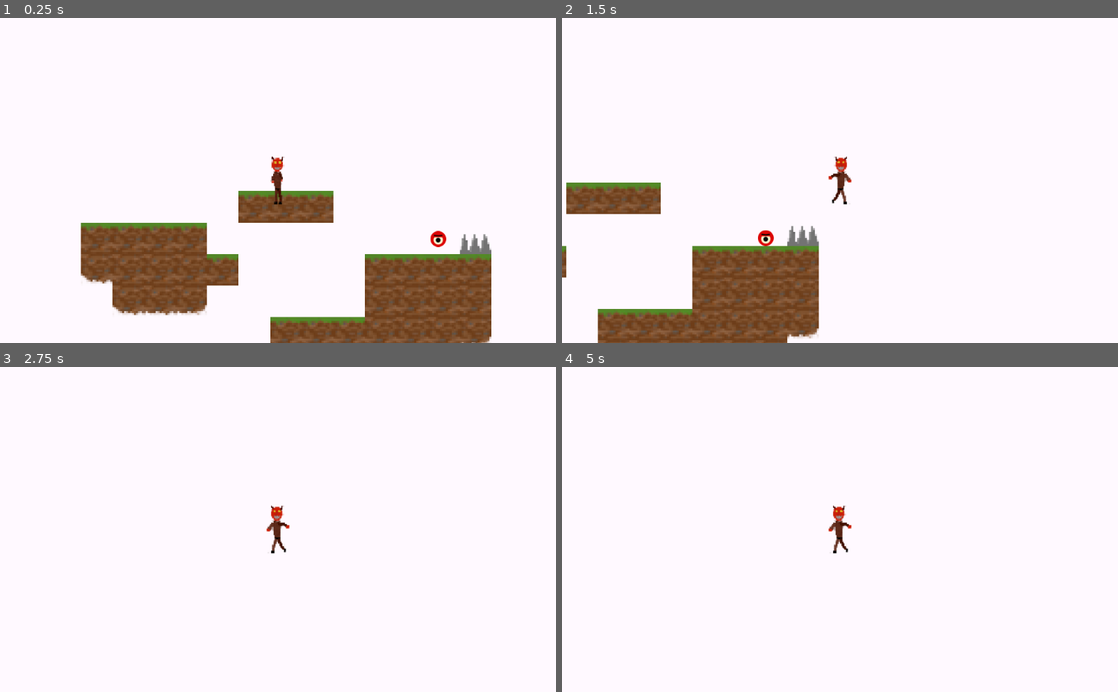
Above: before the commit, frames 1-4 (two rows, left to right).
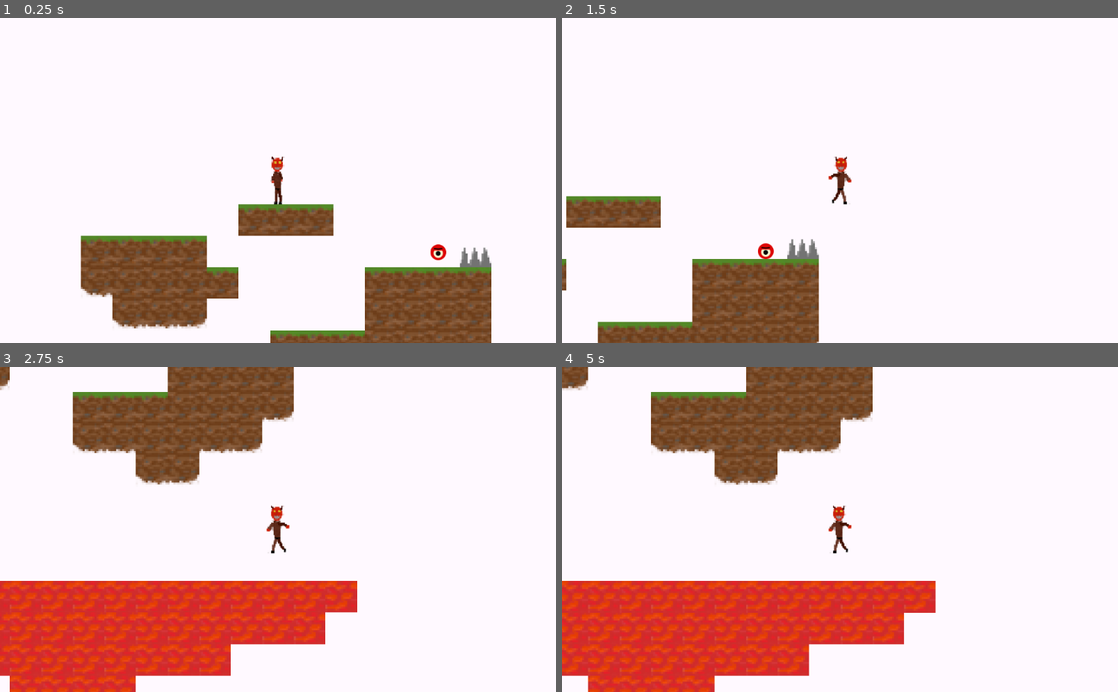
Above: after the commit, the same moments.

Repository: Blaster84x/godot-platformer
Game: Godot game, scene res://World.tscn
Same seed, same stepped clock (60 frames per second), same inputs: the game is played once before the commit and once after it.
Inputs:
- Up to frame 1 (0.25 s): no input
- Up to frame 2 (1.5 s): hold D (move_right) from 0.53 s (still down); tap Space (jump) at 0.77 s
- Up to frame 3 (2.75 s): tap Space (jump) at 1.52 s; release D (move_right) at 2.03 s; hold A (move_left) from 2.03 s (still down)
- Up to frame 4 (5 s): release A (move_left) at 2.78 s; hold D (move_right) 2.78-4.28 s; tap Space (jump) at 3.02, 3.77, 4.52 s; hold A (move_left) from 4.28 s (still down)

The runs differ from the first frame. In frame 1, 8.6% of the frame differs, in the area x 14-89%, y 53-100%; in frame 2, 5.3%; in frame 3, 27%; in frame 4, 28%, in the area x 0-68%, y 0-100%.

Commit message:
Add SFX and fix physics
* Fix outdated player hitbox
* Fix incorrect signal listener
* Add basic SFX (death sound)

Diff:
--- a/AngryGuy.gd
+++ b/AngryGuy.gd
@@ -15,5 +15,5 @@
 	if area.overlaps_body(player):
 		add_force(Vector2(MOVE_SPEED, 0), Vector2(0, -1))
 	if area2.overlaps_body(player):
-		add_force(Vector2(-1 *MOVE_SPEED, 0), Vector2(0, -1))
+		add_force(Vector2(-1 * MOVE_SPEED, 0), Vector2(0, -1))
 	pass
--- a/Player.gd
+++ b/Player.gd
@@ -16,7 +16,7 @@
 onready var spawn_point := self.get_global_position()
 
 func _ready():
-	get_node("../TileMap").connect("player_dead", self, "death")
+	get_node("../TileMap").connect("player_death", self, "death")
 	spawn_point = self.get_global_position()
 
 func _physics_process(delta):
@@ -57,6 +57,7 @@
 
 func death():
 	self.set_global_position(spawn_point)
+	get_node("AudioStreamPlayer2D").play()
 
 func flip():
 	facing_right = !facing_right
--- a/Player.tscn
+++ b/Player.tscn
@@ -6,12 +6,13 @@
 [ext_resource path="res://platformer_char_walk1.png" type="Texture" id=4]
 [ext_resource path="res://platformer_char_walk2.png" type="Texture" id=5]
 [ext_resource path="res://platformer_char_walk3.png" type="Texture" id=6]
+[ext_resource path="res://audio/hurt.wav" type="AudioStream" id=7]
 
 [sub_resource type="RectangleShape2D" id=1]
-extents = Vector2( 5.70457, 21.2632 )
+extents = Vector2( 11.6815, 48.1061 )
 
 [sub_resource type="CircleShape2D" id=2]
-radius = 8.97014
+radius = 10.5894
 
 [sub_resource type="SpriteFrames" id=3]
 animations = [ {
@@ -35,10 +36,11 @@
 script = ExtResource( 1 )
 
 [node name="CollisionShape2D" type="CollisionShape2D" parent="."]
+position = Vector2( -1.70377, -0.117367 )
 shape = SubResource( 1 )
 
 [node name="CollisionShape2D2" type="CollisionShape2D" parent="."]
-position = Vector2( 0.541103, 12.1083 )
+position = Vector2( -0.953659, 37.6851 )
 shape = SubResource( 2 )
 
 [node name="Camera2D" type="Camera2D" parent="."]
@@ -48,3 +50,7 @@
 [node name="AnimatedSprite" type="AnimatedSprite" parent="."]
 frames = SubResource( 3 )
 animation = "idle"
+
+[node name="AudioStreamPlayer2D" type="AudioStreamPlayer2D" parent="."]
+stream = ExtResource( 7 )
+pitch_scale = 1.58
--- a/World.tscn
+++ b/World.tscn
@@ -19,7 +19,7 @@
 deadly_tile_names = [ "magma", "spikes" ]
 
 [node name="Player" parent="." instance=ExtResource( 3 )]
-position = Vector2( 782.811, 471.908 )
+position = Vector2( 782.811, 458.342 )
 
 [node name="AngryGuy" parent="." instance=ExtResource( 4 )]
 position = Vector2( 1107.47, 605.217 )
Not shown: 1 places in Player.tscn that only renumber resources
Binary file added: platformer_char_spritesheet.png
Not shown, added: .gitignore
Not shown, added: audio/hurt.wav
